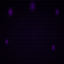
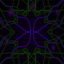
Two versions of the same layered image (64x64). Layer-by-layer changes:
renamed "BG_DarkGoth" to "calque 2", painted on it over <box>0,0,64,64</box>
